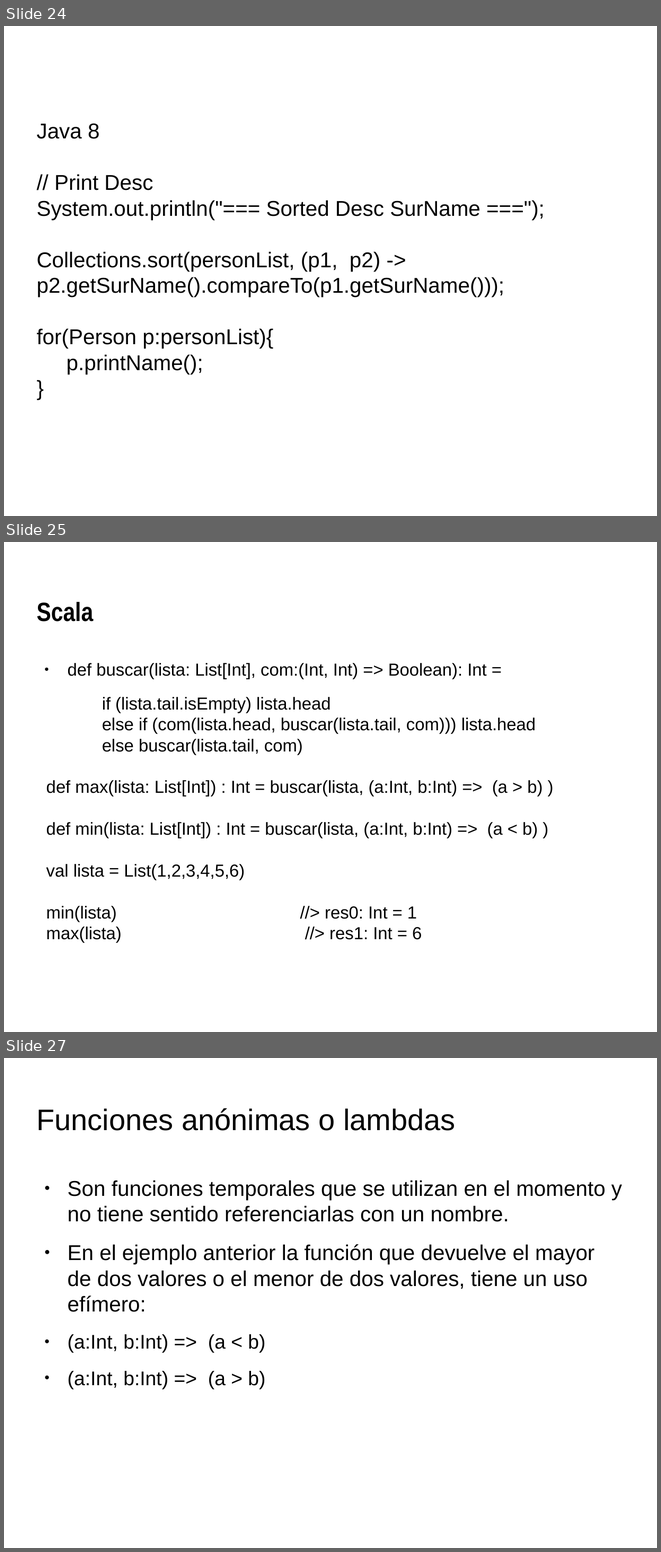
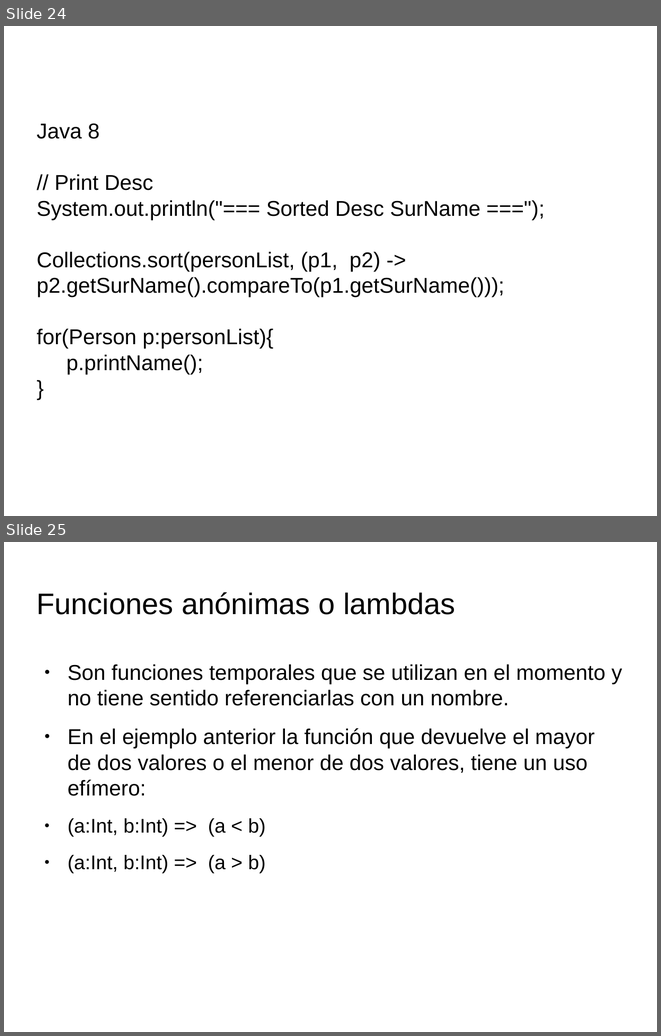
Before and after one commit to emanuelpeg/paradigmaUAP2025, a slide deck: funcional/clase2.pptx. Shown one above the other, each under a label of ours: slides 24, 25 and 27 before the commit, slides 24 and 25 after it; the slides between them are not shown. The pictures are 661x1552 and 661x1036 pixels, drawn with LibreOffice and Linux fonts; fonts in the diff are those of the drawing. Boxes give left, top, right and bottom in pixels: in the first picture for what was removed or moved away, otherwise in the second. Text is boxed around its words. In the diff, an @@ line names an element or a change of style, - is before the commit and + after.

```diff
--- a/funcional/clase2.pptx
+++ b/funcional/clase2.pptx
@@ slide 25 removed at (x1=4, y1=542, x2=657, y2=1032), background #FFFFFF @@
@@ text removed at (x1=37, y1=602, x2=94, y2=622) @@
-Scala
@@ text removed at (x1=46, y1=663, x2=542, y2=940) @@
-● def buscar(lista: List[Int], com:(Int, Int) => Boolean): Int =
-if (lista.tail.isEmpty) lista.head
-else if (com(lista.head, buscar(lista.tail, com))) lista.head
-else buscar(lista.tail, com)
-def max(lista: List[Int]) : Int = buscar(lista, (a:Int, b:Int) => (a > b) )
-def min(lista: List[Int]) : Int = buscar(lista, (a:Int, b:Int) => (a < b) )
-val lista = List(1,2,3,4,5,6)
-min(lista) //> res0: Int = 1
-max(lista) //> res1: Int = 6
@@ what was slide 27 is now slide 25 @@
```
Also in this commit, not shown: 3 other slides removed, 23 other files.
